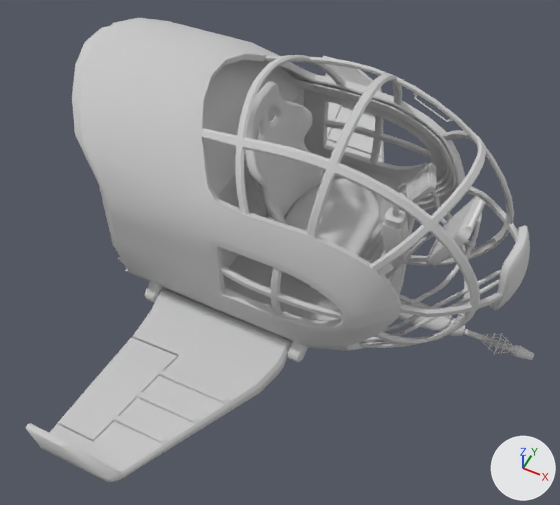
Renders of the FBX model Assets/Constructions/small_shuttle_new.FBX from each side of a commit.
One viewpoint serves both versions: a camera (50 mm lens) standing at (1.81, -2.97, 3.74) and looking at (0.46, -0.28, 0.39). Every picture has the same lights, and +X, +Y and +Z are marked at lower right. Where no turn or scale is listed for an object, it has been applied to the vertices.

In view in the first picture: 'button_010', 'laser_gun', 'left_wing', 'main_display', 'right_wing', 'small_ship'.
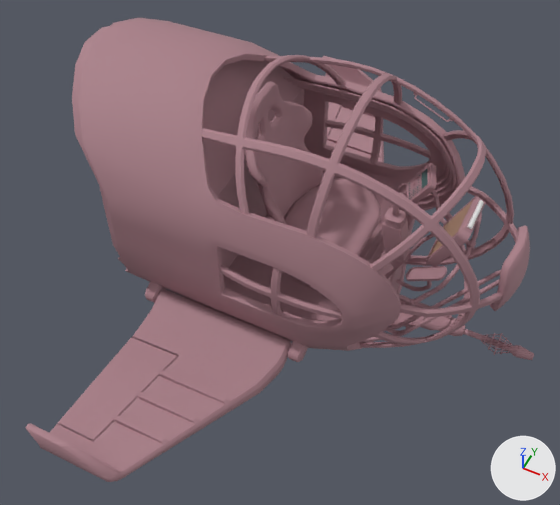
What changed in the scene script:
```text
Change me_mesh_004:
    where me_mesh_004.from_pydata(...)  # 4 vertices, 1 face; spans x -0.067..0.058, y -0.136..0.133, z -0.125..0.141
    remove me_mesh_004.materials.append(mat_06___default)  # light grey #cacaca
    add me_mesh_004.materials.append(mat_fabricruggedleather)  # beige #aa856e
Change me_mesh_007:
    where me_mesh_007.from_pydata(...)  # 293 vertices, 578 faces; spans x -0.476..0.443, y -0.049..1.149, z -0.104..0.209
    remove me_mesh_007.materials.append(mat_11___default)  # light grey #cacaca
    add me_mesh_007.materials.append(mat_fabricfabric)  # brown #aa8089
Change me_mesh_024:
    where me_mesh_024.from_pydata(...)  # 49 vertices, 84 faces; spans x -0.00615..0.00226, y -0.00466..0.00333, z -0.0029..0.00563
    remove me_mesh_024.materials.append(mat_12___default)  # light grey #cacaca
    add me_mesh_024.materials.append(mat_gemcrystal)  # dark cyan #436060
Change me_mesh_017:
    where me_mesh_017.from_pydata(...)  # 49 vertices, 84 faces; spans x -0.00615..0.00226, y -0.00466..0.00333, z -0.0029..0.00563
    remove me_mesh_017.materials.append(mat_12___default)  # light grey #cacaca
    add me_mesh_017.materials.append(mat_gemcrystal)  # dark cyan #436060
Change me_mesh_023:
    where me_mesh_023.from_pydata(...)  # 55 vertices, 54 faces; spans x -0.00487..0.00512, y -0.0059..0.00601, z -0.00579..0.00556
    remove me_mesh_023.materials.append(mat_12___default)  # light grey #cacaca
    add me_mesh_023.materials.append(mat_gemcrystal)  # dark cyan #436060
Change me_mesh_005:
    where me_mesh_005.from_pydata(...)  # 550 vertices, 972 faces; spans x -0.675..0.0, y -0.069..0.069, z -0.07..0.07
    remove me_mesh_005.materials.append(mat_11___default)  # light grey #cacaca
    add me_mesh_005.materials.append(mat_fabricfabric)  # brown #aa8089
Change me_mesh_025:
    where me_mesh_025.from_pydata(...)  # 55 vertices, 54 faces; spans x -0.00487..0.00512, y -0.0059..0.00601, z -0.00579..0.00556
    remove me_mesh_025.materials.append(mat_12___default)  # light grey #cacaca
    add me_mesh_025.materials.append(mat_gemcrystal)  # dark cyan #436060
Change me_mesh:
    used by ob_small_ship; location = (0.0, 0.0, 0.0); rotation_euler = (1.571, 0.0, -1.571), in degrees (90, 0, -90); scale = (0.0326, 0.0254, 0.0254)
    remove me_mesh.from_pydata(...)  # 10630 vertices, 19300 faces; spans x -22.5..22.5, y -11.3..56.6, z -70.0..33.8
    add me_mesh.from_pydata(...)  # 11302 vertices, 20596 faces; spans x -22.5..22.5, y -11.3..56.6, z -70.0..33.8
    me_mesh part 1: a new loose piece of 216 vertices spanning x 4.2..7.7, y 1.2..7.0, z -53.1..-43.7, in mat_fabricfabric (brown #aa8089)
    me_mesh part 2: a new loose piece of 216 vertices spanning x -7.5..-4.0, y 1.2..7.0, z -53.1..-43.7, in mat_fabricfabric (brown #aa8089)
    me_mesh part 3: a new loose piece of 120 vertices spanning x 5.0..6.9, y -3.2..4.3, z -50.3..-41.4, in mat_fabricfabric (brown #aa8089)
    me_mesh part 4: a new loose piece of 120 vertices spanning x -6.7..-4.8, y -3.2..4.3, z -50.3..-41.4, in mat_fabricfabric (brown #aa8089)
    me_mesh part 5: 19300 faces spanning x -22.5..22.5, y -11.3..56.6, z -70.0..33.8 switch from mat_11___default (light grey #cacaca) to mat_fabricfabric (brown #aa8089)
Change me_mesh_010:
    where me_mesh_010.from_pydata(...)  # 49 vertices, 84 faces; spans x -0.00615..0.00226, y -0.00466..0.00333, z -0.0029..0.00563
    remove me_mesh_010.materials.append(mat_12___default)  # light grey #cacaca
    add me_mesh_010.materials.append(mat_gemcrystal)  # dark cyan #436060
Change me_mesh_019:
    where me_mesh_019.from_pydata(...)  # 49 vertices, 84 faces; spans x -0.00615..0.00226, y -0.00466..0.00333, z -0.0029..0.00563
    remove me_mesh_019.materials.append(mat_12___default)  # light grey #cacaca
    add me_mesh_019.materials.append(mat_gemcrystal)  # dark cyan #436060
Change me_mesh_006:
    where me_mesh_006.from_pydata(...)  # 293 vertices, 578 faces; spans x -0.476..0.443, y -1.148..0.05, z -0.104..0.209
    remove me_mesh_006.materials.append(mat_11___default)  # light grey #cacaca
    add me_mesh_006.materials.append(mat_fabricfabric)  # brown #aa8089
Change me_mesh_026:
    where me_mesh_026.from_pydata(...)  # 55 vertices, 54 faces; spans x -0.00332..0.00666, y -0.00534..0.00658, z -0.00694..0.0044
    remove me_mesh_026.materials.append(mat_12___default)  # light grey #cacaca
    add me_mesh_026.materials.append(mat_gemcrystal)  # dark cyan #436060
Add me_mesh_015_1:
    me_mesh_015_1.from_pydata(...)  # 55 vertices, 54 faces; spans x -0.434..0.434, y -0.428..0.428, z -0.356..0.373
    me_mesh_015_1.materials.append(mat_gemcrystal)  # dark cyan #436060
Add me_mesh_034_1:
    me_mesh_034_1.from_pydata(...)  # 49 vertices, 84 faces; spans x -0.14..0.14, y -0.14..0.14, z 0.0..0.266
    me_mesh_034_1.materials.append(mat_gemcrystal)  # dark cyan #436060
Add me_mesh_016_1:
    me_mesh_016_1.from_pydata(...)  # 49 vertices, 84 faces; spans x -0.14..0.14, y -0.14..0.14, z 0.0..0.266
    me_mesh_016_1.materials.append(mat_gemcrystal)  # dark cyan #436060
Add me_mesh_023_1:
    me_mesh_023_1.from_pydata(...)  # 49 vertices, 84 faces; spans x -0.14..0.14, y -0.14..0.14, z 0.0..0.266
    me_mesh_023_1.materials.append(mat_gemcrystal)  # dark cyan #436060
Change ob_button_010:
    ob_button_010: bpy.data.objects.new('button_010', me_mesh_027) -> bpy.data.objects.new('button_010', me_mesh_015_1)
Change ob_led_005:
    ob_led_005: bpy.data.objects.new('LED_005', me_mesh_031) -> bpy.data.objects.new('LED_005', me_mesh_016_1)
Change ob_led_01:
    ob_led_01: bpy.data.objects.new('LED_01', me_mesh_012) -> bpy.data.objects.new('LED_01', me_mesh_023_1)
Change ob_led_006:
    ob_led_006: bpy.data.objects.new('LED_006', me_mesh_033) -> bpy.data.objects.new('LED_006', me_mesh_034_1)
```

Location of each change, (x1, y1, x2, y2) in pixels of the pictures (560 x 505 px):
'right_wing', recoloured (grey to brown)
    both: (25, 289, 291, 482)
'left_wing', recoloured (grey to brown)
    both: (322, 56, 384, 163)
'laser_gun', recoloured (grey to brown)
    both: (438, 317, 534, 360)
'main_display', recoloured (grey to brown)
    both: (429, 202, 472, 256)
part 1 of me_mesh, added
    after: (389, 313, 426, 326)
part 2 of me_mesh, added (brown)
    after: (406, 266, 447, 281)
part 3 of me_mesh, added
    after: (388, 326, 410, 334)
part 4 of me_mesh, added
    after: (396, 279, 432, 291)
part 5 of me_mesh, recoloured (grey to brown)
    both: (72, 18, 530, 362)
